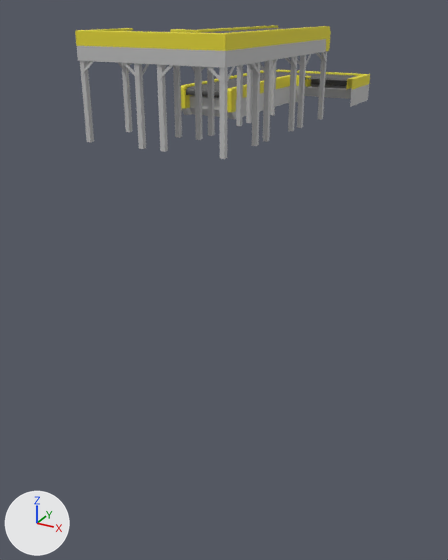
Before and after pictures for a commit that changed the FBX model AirportScanner/Assets/3Dmodels/ConveyorBelts.fbx.
Both versions are drawn from a 50 mm camera at (8.73, -15.63, 2.74) aimed at (0.51, -0.7, -4.73). Every picture has the same lights, and +X, +Y and +Z are marked at lower left. Where no turn or scale is listed for an object, it has been applied to the vertices.
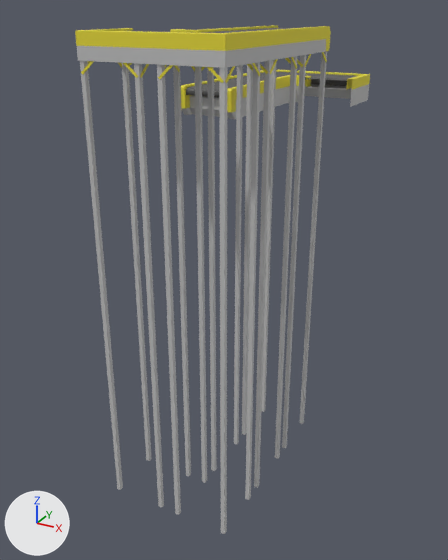
Commit message: conveyor belts fix

The change, as a list of edits to the scene's bpy script:
```text
Add me_cube_001:
    me_cube_001.from_pydata(...)  # 96 vertices, 72 faces; spans x -0.79..0.79, y -0.78..0.79, z -10.04..1.77
    # faces by material slot: [24, 48]
    me_cube_001.materials.append(mat_conveyormat01)  # light grey #c0c0c0
    me_cube_001.materials.append(mat_conveyormat02)  # yellow #e7da34
Add me_cube_005:
    me_cube_005.from_pydata(...)  # 96 vertices, 72 faces; spans x -0.79..0.79, y -0.78..0.79, z -10.04..1.77
    # faces by material slot: [24, 48]
    me_cube_005.materials.append(mat_conveyormat01)  # light grey #c0c0c0
    me_cube_005.materials.append(mat_conveyormat02)  # yellow #e7da34
Add me_cube_004:
    me_cube_004.from_pydata(...)  # 96 vertices, 72 faces; spans x -0.79..0.79, y -0.78..0.79, z -10.04..1.77
    # faces by material slot: [24, 48]
    me_cube_004.materials.append(mat_conveyormat01)  # light grey #c0c0c0
    me_cube_004.materials.append(mat_conveyormat02)  # yellow #e7da34
Add me_cube_006:
    me_cube_006.from_pydata(...)  # 80 vertices, 60 faces; spans x -0.79..0.79, y -0.78..0.78, z -10.04..1.77
    # faces by material slot: [24, 36]
    me_cube_006.materials.append(mat_conveyormat01)  # light grey #c0c0c0
    me_cube_006.materials.append(mat_conveyormat02)  # yellow #e7da34
Add ob_cube_004:
    ob_cube_004 = bpy.data.objects.new('Cube.004', me_cube_001)
    ob_cube_004.location = (0.0, -4.0, 0.0)
Add ob_cube_010:
    ob_cube_010 = bpy.data.objects.new('Cube.010', me_cube_005)
    ob_cube_010.location = (2.0, -2.0, 0.0)
Add ob_cube_009:
    ob_cube_009 = bpy.data.objects.new('Cube.009', me_cube_004)
    ob_cube_009.location = (2.0, -4.0, 0.0)
Add ob_cube_011:
    ob_cube_011 = bpy.data.objects.new('Cube.011', me_cube_006)
    ob_cube_011.location = (2.0, 0.0, 0.0)
```

What differs and where, as boxes (x1, y1, x2, y2) in the pictures (448 x 560 px):
'Cube.009', added: after (157, 62, 260, 534)
    faces in mat_conveyormat01 (light grey #c0c0c0): (157, 62, 260, 534)
    faces in mat_conveyormat02 (yellow #e7da34): (158, 63, 260, 83)
'Cube.004', added: after (80, 61, 191, 508)
    faces in mat_conveyormat01 (light grey #c0c0c0): (80, 61, 191, 508)
    faces in mat_conveyormat02 (yellow #e7da34): (81, 61, 180, 78)
'Cube.010', added: after (207, 56, 297, 488)
    faces in mat_conveyormat01 (light grey #c0c0c0): (207, 56, 297, 488)
'Cube.011', added: after (242, 51, 327, 448)
    faces in mat_conveyormat01 (light grey #c0c0c0): (242, 51, 327, 448)
'Cube.005', unchanged, covered by the edit: before (246, 25, 331, 128); after (248, 25, 331, 55)
